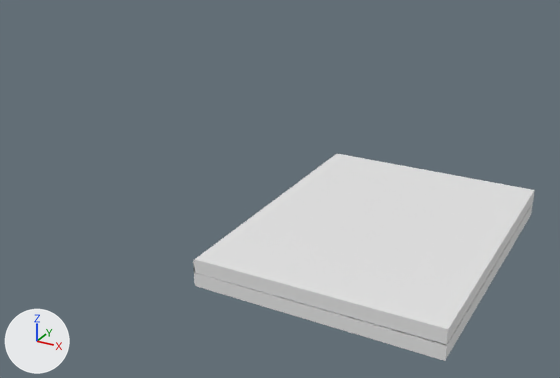
Renders of the FBX model Assets/Models/Ksiazka_01.fbx from each side of a commit.
Camera for both pictures: a 50 mm lens placed at (2.4, -6.38, 3.51), pointed at (-0.98, -0.22, 0.43). Arrows for +X, +Y and +Z are at lower left; the lights stay in place. Where no turn or scale is listed for an object, it has been applied to the vertices.

Names of what the first picture shows: 'Ksiazka_Dol', 'Ksiazka_Gora'.
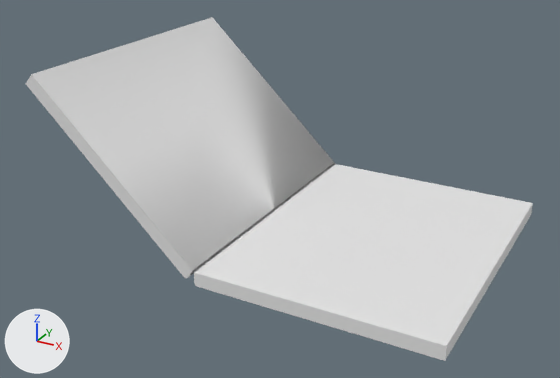
The edits, one by one:
Object 'Ksiazka_Gora' (ob_ksiazka_gora) turns from (0, -0.3, 0) to (0, -137, 0) degrees about x, y and z.

Location of each change, (x1, y1, x2, y2) in pixels of the pictures (560 x 378 px):
'Ksiazka_Gora', turned
    before: (193, 154, 535, 345)
    after: (25, 17, 335, 278)
'Ksiazka_Dol', unchanged, uncovered by the edit
    before: (194, 203, 533, 361)
    after: (194, 164, 533, 361)
